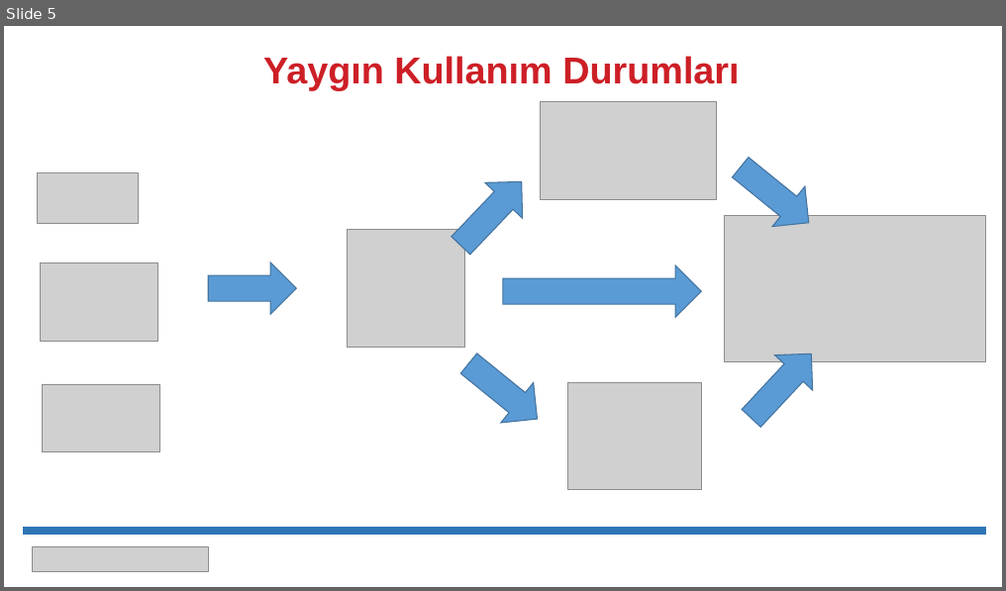
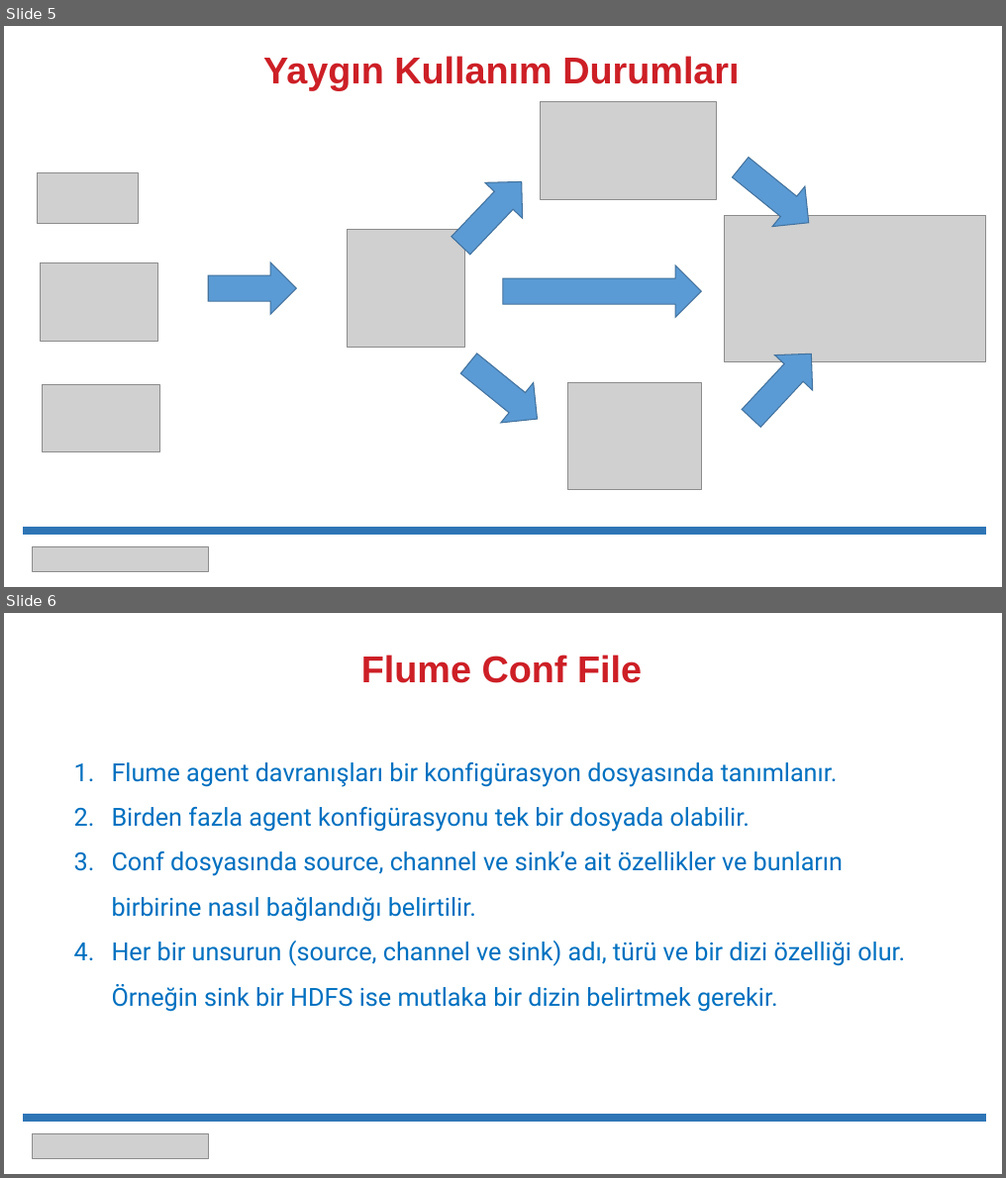
Before and after one commit to erkansirin78/hadoop-spark-for-developers, a slide deck: 10_Apache_Sqoop_Flume/flume/00_flume_teori.pptx. Shown one above the other, each under a label of ours: slide 5 before the commit, slides 5 and 6 after it. The pictures are 1006x591 and 1006x1178 pixels, drawn with LibreOffice and Linux fonts; fonts in the diff are those of the drawing; grey boxes stand for pictures. Boxes give left, top, right and bottom in pixels: in the first picture for what was removed or moved away, otherwise in the second. Text is boxed around its words. In the diff, an @@ line names an element or a change of style, - is before the commit and + after.

```diff
--- a/10_Apache_Sqoop_Flume/flume/00_flume_teori.pptx
+++ b/10_Apache_Sqoop_Flume/flume/00_flume_teori.pptx
@@ slide 6 added at box(4, 613, 1002, 1174), background #FFFFFF @@
@@ text added at box(361, 655, 642, 683), 36 pt, text #CD1F26, bold @@
+Flume Conf File
@@ text added at box(112, 762, 905, 1012), 24 pt, text #0070C0 @@
+1. Flume agent davranışları bir konfigürasyon dosyasında tanımlanır.
+2. Birden fazla agent konfigürasyonu tek bir dosyada olabilir.
+3. Conf dosyasında source, channel ve sink’e ait özellikler ve bunların birbirine nasıl bağlandığı belirtilir.
+4. Her bir unsurun (source, channel ve sink) adı, türü ve bir dizi özelliği olur. Örneğin sink bir HDFS ise mutlaka bir dizin belirtmek gerekir.
@@ line added from (23, 1118) to (986, 1118), #2E75B6 8 pt @@
@@ picture added at box(32, 1134, 208, 1159) @@
```
Also in this commit, not shown: 1 slide changed, 1 slide removed, 7 other files.
